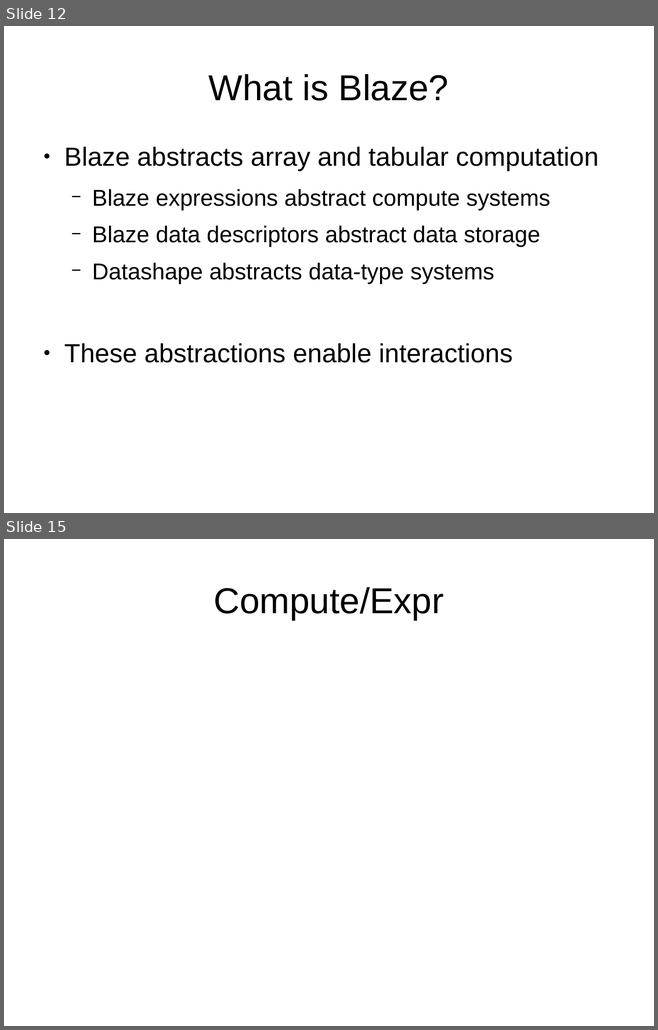
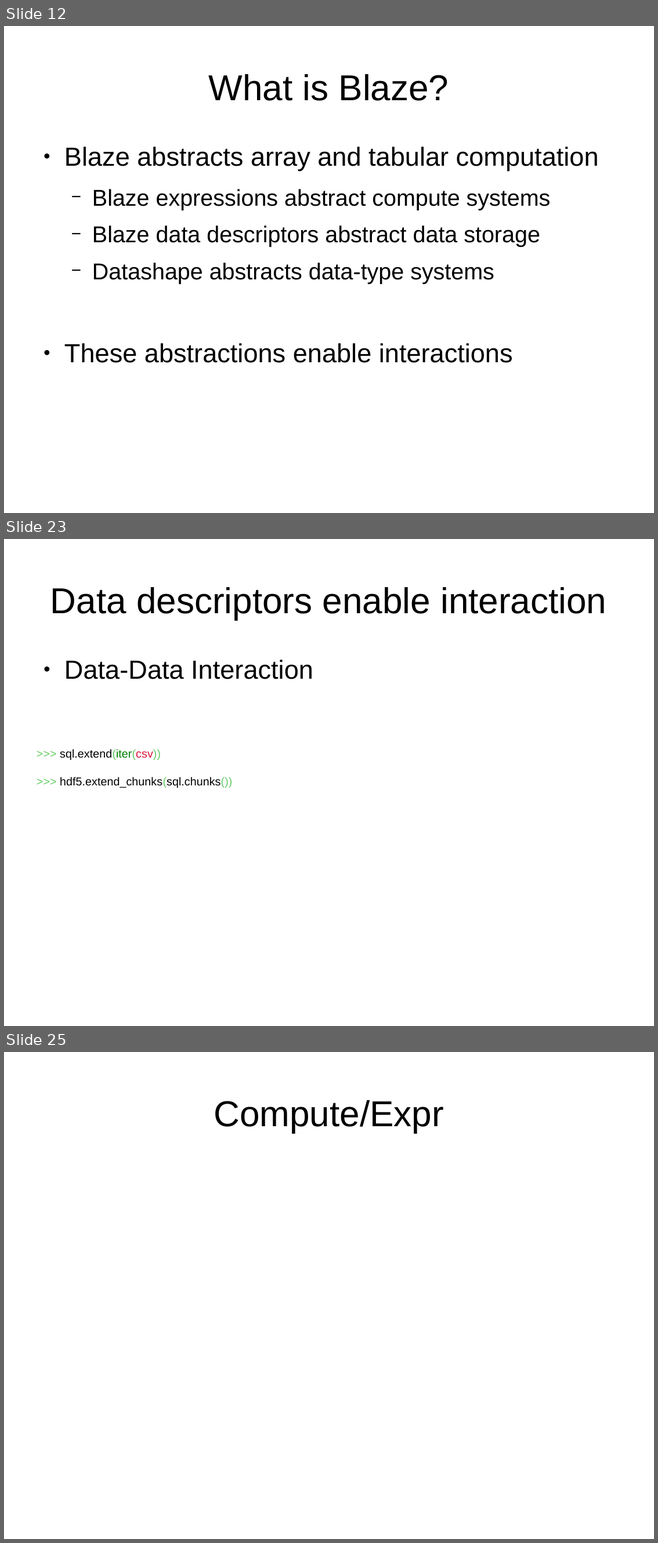
Before and after one commit to mrocklin/blaze-scipy-2014, a slide deck: SciPy2014Blaze.odp. Shown one above the other, each under a label of ours: slides 12 and 15 before the commit, slides 12, 23 and 25 after it; the slides between them are not shown. The pictures are 658x1030 and 658x1543 pixels, drawn with LibreOffice and Linux fonts; fonts in the diff are those of the drawing; background and template pictures are left out. Boxes give left, top, right and bottom in pixels: in the first picture for what was removed or moved away, otherwise in the second. Text is boxed around its words. In the diff, an @@ line names an element or a change of style, - is before the commit and + after.

```diff
--- a/SciPy2014Blaze.odp
+++ b/SciPy2014Blaze.odp
@@ slide 23 added at (4, 539, 654, 1026), background picture (left out) @@
@@ title added at (50, 587, 606, 620), 44 pt, text #000000 @@
+Data descriptors enable interaction
@@ text added at (60, 660, 313, 788), 14 pt, text #000000 @@
+● Data-Data Interaction
+>>> sql.extend(iter(csv))
+>>> hdf5.extend_chunks(sql.chunks())
@@ what was slide 15 is now slide 25 @@
```
Also in this commit, not shown: 1 slide changed, 9 other slides added.
